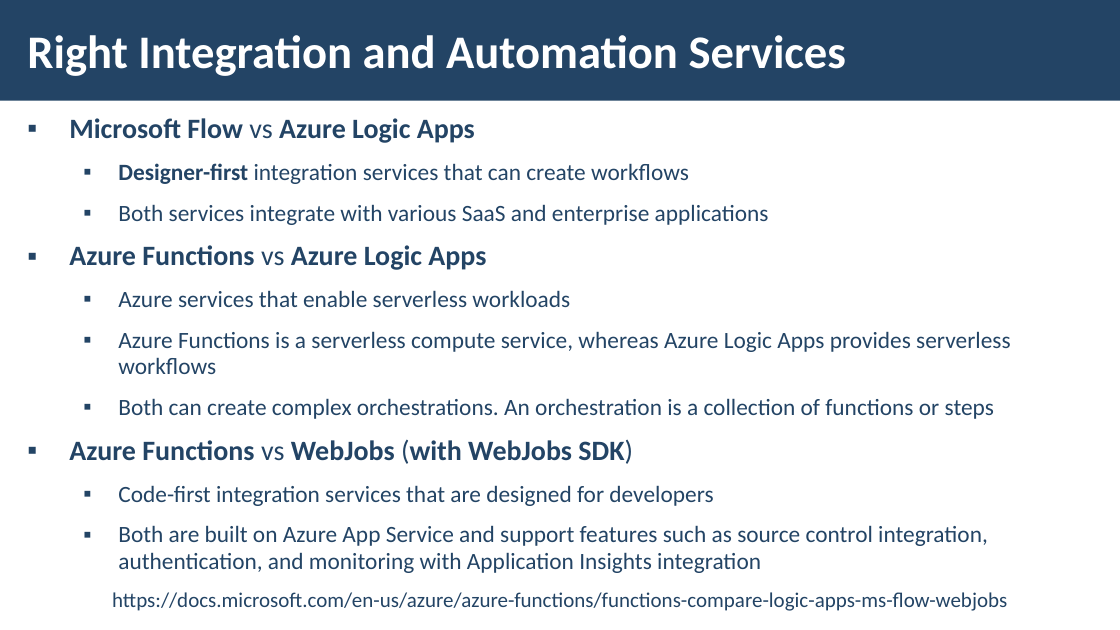
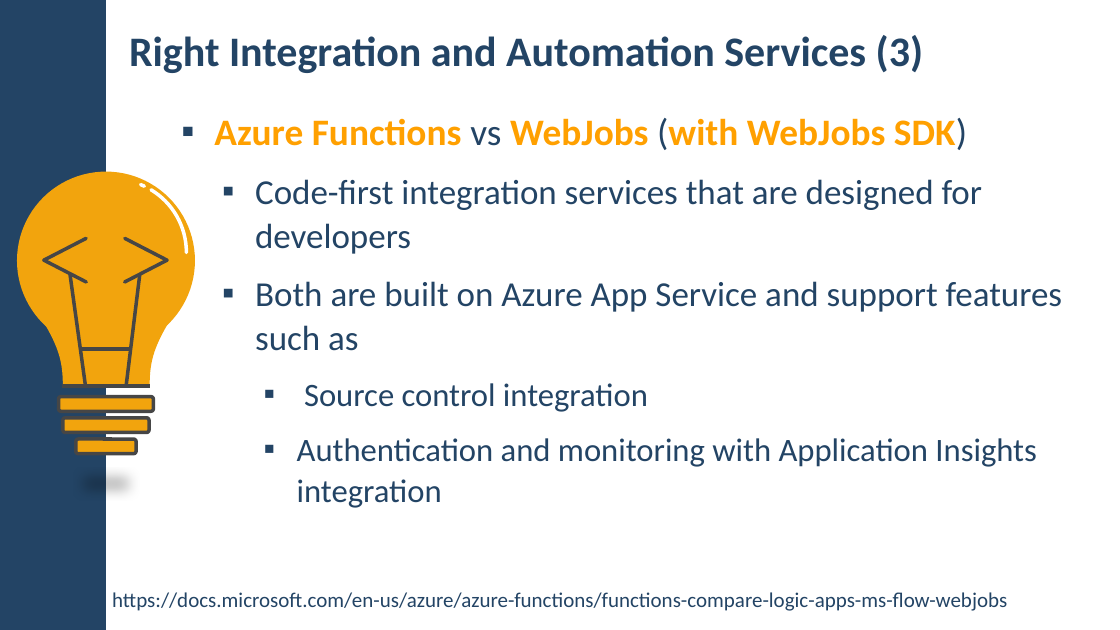
Before and after one commit to pirocorp/Azure, a slide deck: slide 38 of 04. AZURE FOR DEVELOPERS/M4-Slides-Azure-for-Developers.pptx (slide 31 before the commit). Drawn at 1120x630 pixels with LibreOffice and Linux fonts; fonts in the diff are those of the drawing; background and template pictures are left out. Boxes give left, top, right and bottom in pixels: in the first picture for what was removed or moved away, otherwise in the second. Text is boxed around its words. In the diff, an @@ line names an element or a change of style, - is before the commit and + after.

```diff
--- a/04. AZURE FOR DEVELOPERS/M4-Slides-Azure-for-Developers.pptx
+++ b/04. AZURE FOR DEVELOPERS/M4-Slides-Azure-for-Developers.pptx
@@ rectangle removed at [0,0,1120,101] @@
@@ rectangle added at [0,0,106,630], fill #234465 @@
@@ title at [129,35,923,73]: text changed; size 40 to 36 pt; text colour #FFFFFF to #234465 @@
-Right Integration and Automation Services
+Right Integration and Automation Services (3)
@@ text at [69,118,1010,419]: paragraphs removed @@
-▪ Microsoft Flow vs Azure Logic Apps
-  ▪ Designer-first integration services that can create workflows
-  ▪ Both services integrate with various SaaS and enterprise applications
-▪ Azure Functions vs Azure Logic Apps
-  ▪ Azure services that enable serverless workloads
-  ▪ Azure Functions is a serverless compute service, whereas Azure Logic Apps provides serverless workflows
-  ▪ Both can create complex orchestrations. An orchestration is a collection of functions or steps
@@ text "Azure Functions vs WebJobs (with ...": place and size @@
-text "Azure Functions vs WebJobs (with ..." at [69,118,1010,573]
+text "Azure Functions vs WebJobs (with ..." at [214,118,1062,508]
@@ text at [214,118,983,254]: size 24 to 32 pt in "Azure Functions vs WebJobs (with WebJobs SDK)"; text colour #234465 to #FFA000 in "Azure Functions WebJobs (with WebJobs SDK)"; size 20 to 30 pt in "Code-first integration services that are designed for ..."; indent changed; line spacing 0.95 to 1.05 @@
@@ group added at [17,171,195,454]: 7 lines, 3 rounded rectangles, 2 freeform shapes, 2 arc (boxed as its full ellipse)s, 1 ellipse @@
@@ text at [255,281,1062,508]: text changed; size 20 to 28 pt @@
-  ▪ Both are built on Azure App Service and support features such as source control integration, authentication, and monitoring with Application Insights integration
+  ▪ Both are built on Azure App Service and support features such as
+    ▪ Source control integration
+    ▪ Authentication and monitoring with Application Insights integration
@@ line added from (150, 386) to (62, 386), #464646 3 pt @@
```
Also in this commit, not shown: 26 other slides changed, 8 slides added, 1 slide removed, 2 other files.
